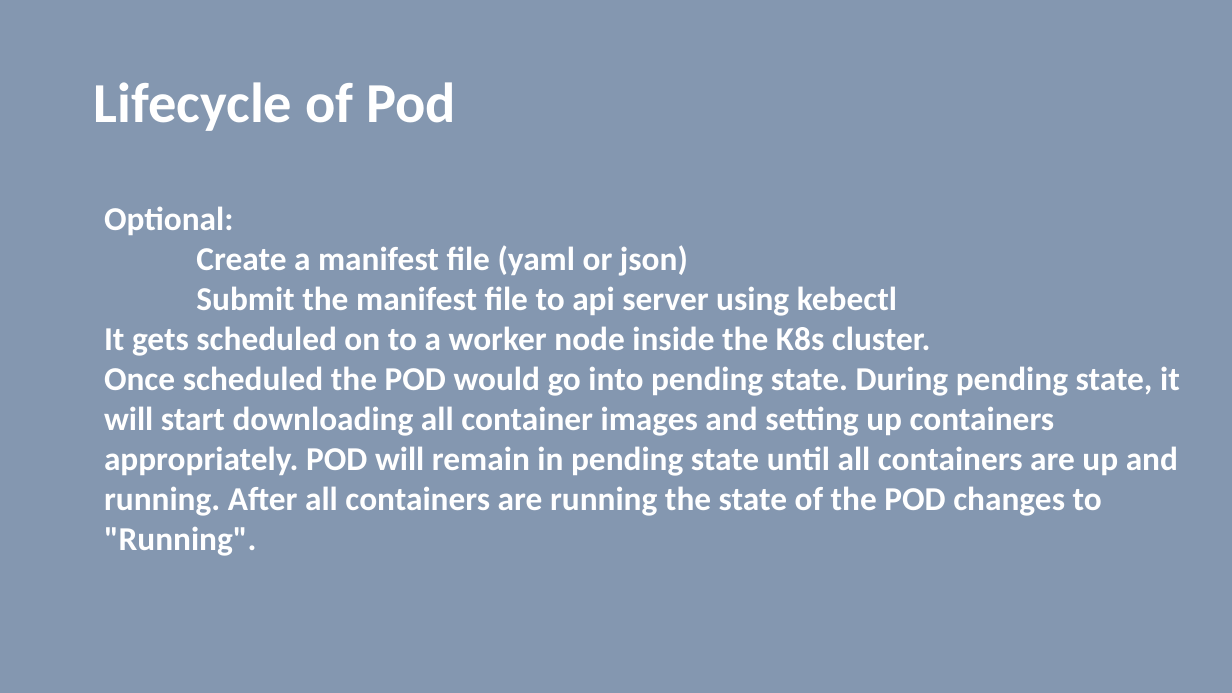
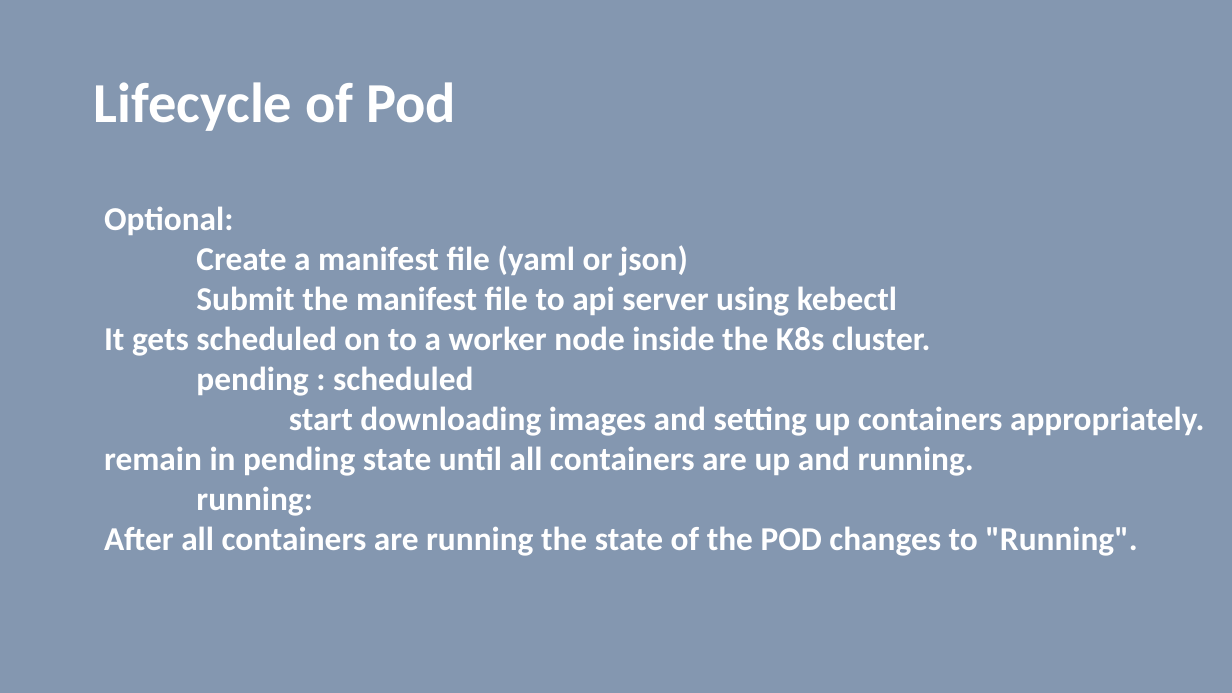
Before and after one commit to vilasvarghese/docker-k8s, a slide deck: slide 38 of notes/day4/4thDay.pptx. Drawn at 1232x693 pixels with LibreOffice and Linux fonts; fonts in the diff are those of the drawing. Boxes give left, top, right and bottom in pixels: in the first picture for what was removed or moved away, otherwise in the second. Text is boxed around its words. In the diff, an @@ line names an element or a change of style, - is before the commit and + after.

```diff
--- a/notes/day4/4thDay.pptx
+++ b/notes/day4/4thDay.pptx
@@ text at (104, 366, 1205, 556): text changed @@
-Once scheduled the POD would go into pending state. During pending state, it will start downloading all container images and setting up containers appropriately. POD will remain in pending state until all containers are up and running. After all containers are running the state of the POD changes to "Running".
+pending : scheduled
+start downloading images and setting up containers appropriately. remain in pending state until all containers are up and running.
+running:
+After all containers are running the state of the POD changes to "Running".
```
Also in this commit, not shown: 4 other slides changed, 2 slides added, 14 other files.
